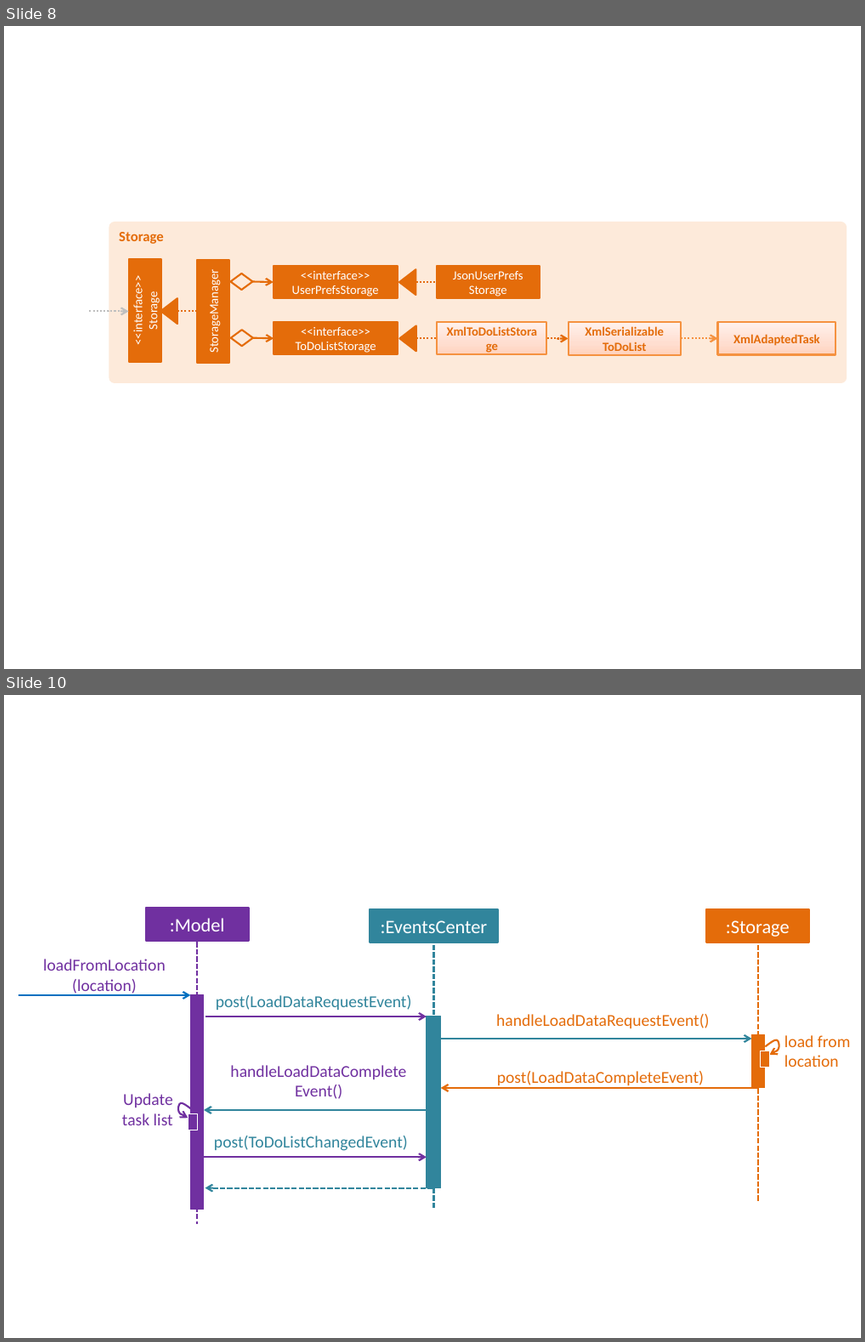
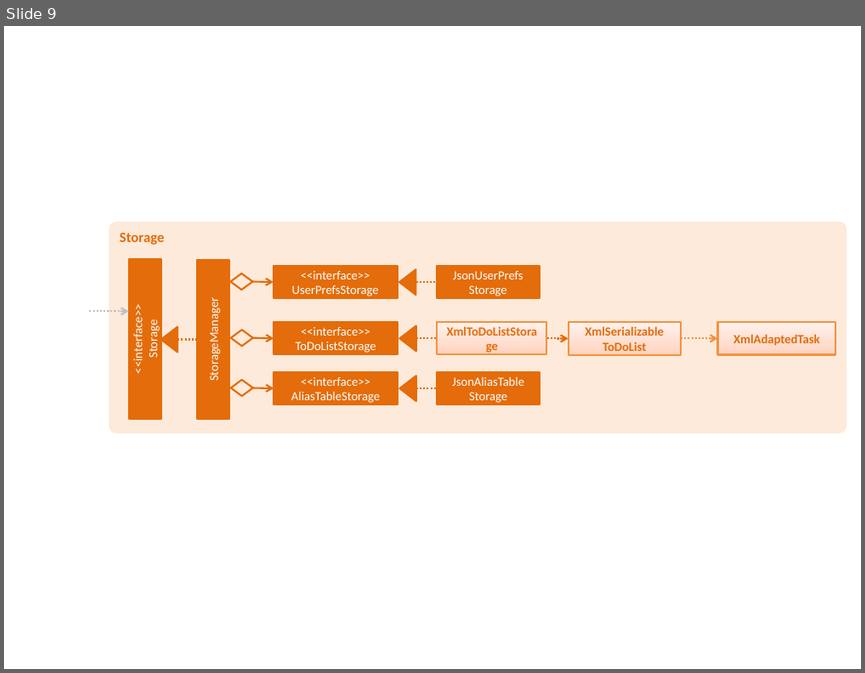
Before and after one commit to CS2103AUG2016-W11-C2/main, a slide deck: docs/diagrams/Diagrams.pptx. Shown one above the other, each under a label of ours: slides 8 and 10 before the commit, slide 9 after it; the slides between them are not shown. The pictures are 865x1342 and 865x673 pixels, drawn with LibreOffice and Linux fonts; fonts in the diff are those of the drawing. Boxes give left, top, right and bottom in pixels: in the first picture for what was removed or moved away, otherwise in the second. Text is boxed around its words. In the diff, an @@ line names an element or a change of style, - is before the commit and + after.

Commit message:
update diagrams ppt and storage diagram

```diff
--- a/docs/diagrams/Diagrams.pptx
+++ b/docs/diagrams/Diagrams.pptx
@@ slide 10 removed at (4, 695, 861, 1338), background #FFFFFF @@
@@ group removed at (18, 907, 851, 1224): 8 rectangles, 8 texts, 7 arrows, 3 lines, 2 freeform shapes @@
-:Model
-loadFromLocation
-(location)
-:EventsCenter
-post(LoadDataRequestEvent)
-:Storage
-handleLoadDataRequestEvent()
-load from location
-post(LoadDataCompleteEvent)
-handleLoadDataComplete
-Event()
-Update task list
-post(ToDoListChangedEvent)
@@ what was slide 8 is now slide 9 @@
@@ slide 9 changed as well @@
@@ rounded rectangle "Storage": place and size @@
-rounded rectangle "Storage" at (109, 222, 846, 382)
+rounded rectangle "Storage" at (109, 222, 846, 433)
@@ rectangle "<<interface>>": place and size @@
-rectangle "<<interface>>" at (129, 259, 161, 362)
+rectangle "<<interface>>" at (128, 259, 160, 419)
@@ rectangle "StorageManager": place and size @@
-rectangle "StorageManager" at (197, 260, 229, 363)
+rectangle "StorageManager" at (196, 261, 229, 419)
@@ triangle: place and size @@
-triangle at (161, 298, 177, 324)
+triangle at (161, 326, 177, 352)
@@ line moved from (177, 311) - (198, 311) to (178, 340) - (197, 340) @@
@@ group added at (231, 372, 540, 405): 2 rectangles, 1 arrow, 1 diamond, 1 elbow line, 1 triangle @@
+<<interface>>
+AliasTableStorage
+JsonAliasTable
+Storage
```
Also in this commit, not shown: 8 other slides changed, 2 slides added, 1 other file.
